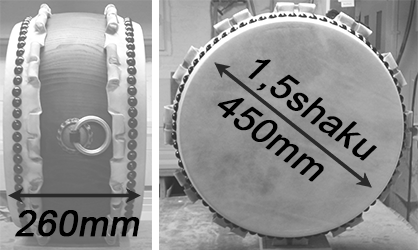
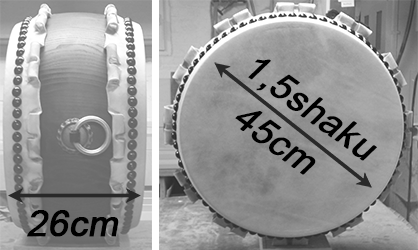
The second 418×250 image is a revision of the first. Changes to its layers:
renamed "1,5shaku 450mm" to "1,5shaku 45cm", painted on it over [217, 98, 324, 182]
renamed "260mm" to "26cm", painted on it over [15, 210, 140, 237]
